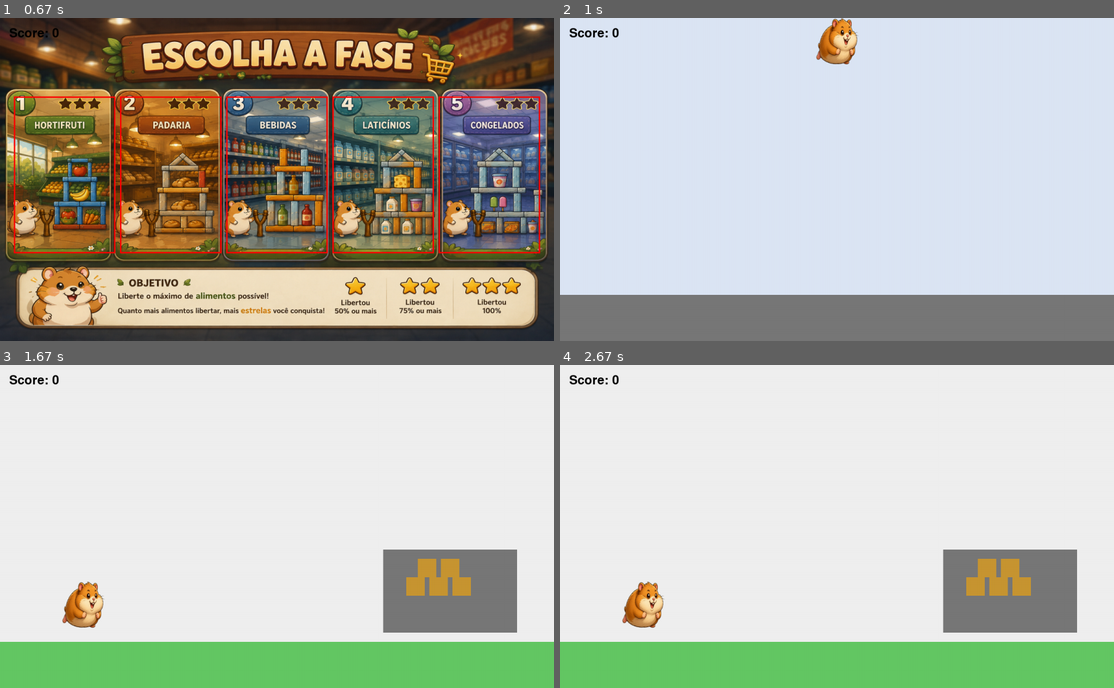
Above: before the commit, frames 1-4 (two rows, left to right).
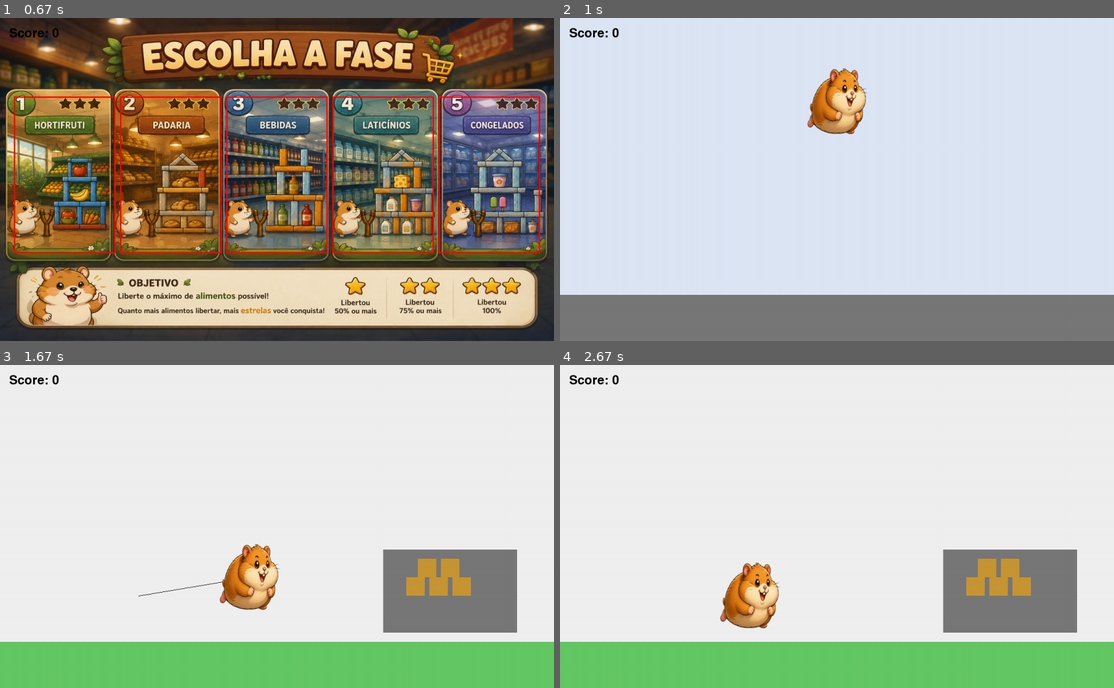
Above: after the commit, the same moments.

Repository: lorenacp1/Pygame
Game: pygame game, started from main.py
Two runs of this game, one before a commit and one after it. Both use one fixed random seed, a clock stepped at 60 frames per second and the inputs below.
Inputs (mouse positions are in pixels of both pictures, inside the frame that each line leads up to):
- Up to frame 1 (0.67 s): press the mouse at (277, 231) at 0.37 s; move the mouse to (265, 160) at 0.47 s; release the mouse at (254, 92) at 0.6 s
- Up to frame 2 (1 s): press the mouse at (837, 231) at 0.7 s; move the mouse to (864, 244) at 0.8 s; release the mouse at (886, 260) at 0.93 s
- Up to frame 3 (1.67 s): press the mouse at (138, 594) at 1.53 s; move the mouse to (243, 526) at 1.63 s
- Up to frame 4 (2.67 s): release the mouse at (914, 455) at 1.77 s; press the mouse at (698, 594) at 1.87 s; move the mouse to (748, 613) at 1.97 s; release the mouse at (798, 629) at 2.1 s; press the mouse at (698, 594) at 2.2 s; move the mouse to (798, 513) at 2.3 s; release the mouse at (897, 432) at 2.43 s; click (737, 642) at 2.55 s

Frame 1 is identical in both runs. In frame 2, 2.4% of the frame differs, in the area x 44-56%, y 0-36%; in frame 3, 2.4%, in the area x 11-51%, y 55-82%; in frame 4, 2.4%.

Commit message:
corrigindo movimento do rect

Diff:
--- a/entities/hamster.py
+++ b/entities/hamster.py
@@ -15,9 +15,10 @@
         elif hamster_type == "wheel":
             self.image = pygame.image.load("assets/hamster_wheel.png").convert_alpha()
 
-        self.image = pygame.transform.smoothscale(self.image, (140, 140))
+        self.image = pygame.transform.smoothscale(self.image, (200, 200))
 
-        self.rect = self.image.get_rect(topleft=(x, y))
+        self.rect = self.image.get_rect()
+        self.rect.center = (x, y)
 
         self.vel_x = 0
         self.vel_y = 0
--- a/main.py
+++ b/main.py
@@ -18,8 +18,8 @@
 clock = pygame.time.Clock()
 
 GROUND_Y = 600
-INTRO_SPAWN = (WIDTH // 2, -30)
-SLING_POS = (180, 520)
+INTRO_SPAWN = (WIDTH // 2, 100)
+SLING_POS = (300, 500)
 
 def create_boxes():
     return [
@@ -85,7 +85,8 @@
 
         if scene == "game":
             if event.type == pygame.MOUSEBUTTONDOWN:
-                if hamster.ready and hamster.rect.collidepoint(event.pos):
+                if hamster.ready:
+                    print('CLICOU')
                     hamster.dragging = True
 
             if event.type == pygame.MOUSEBUTTONUP:
@@ -138,7 +139,8 @@
             dx = max(-max_pull, min(max_pull, mouse_x - anchor_x))
             dy = max(-max_pull, min(max_pull, mouse_y - anchor_y))
 
-            hamster.rect.center = (anchor_x + dx, anchor_y + dy)
+            hamster.rect.x = anchor_x + dx
+            hamster.rect.y = anchor_y + dy
 
         hamster.update_game(GROUND_Y)
 
